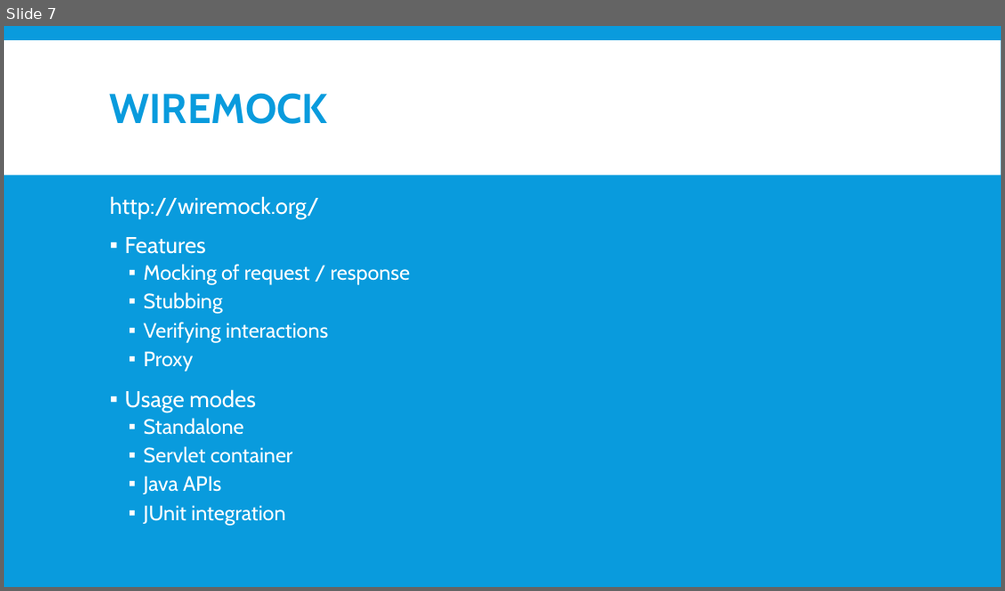
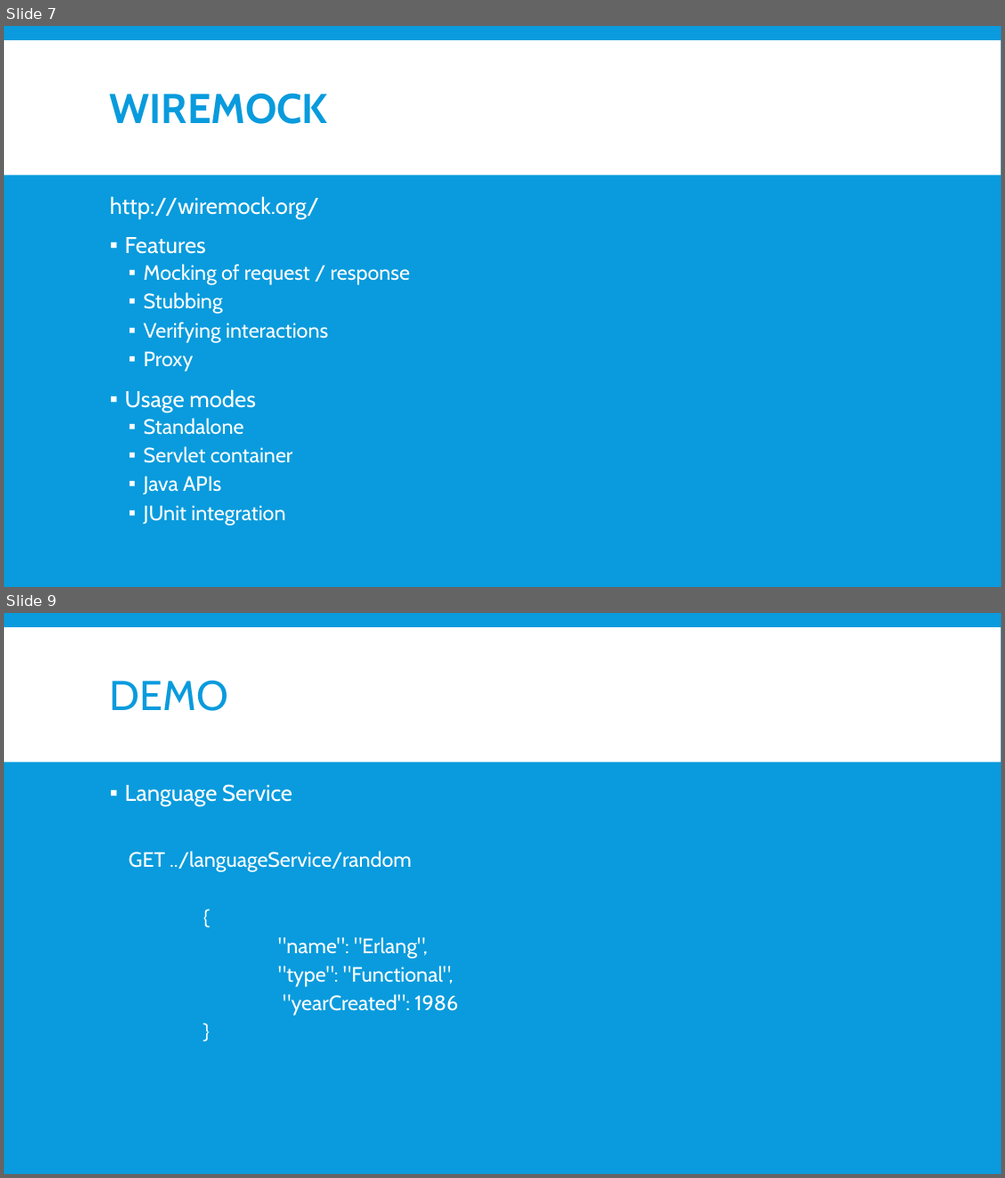
Before and after one commit to nickebbitt/wiremock-examples, a slide deck: mjc_lighning_talk_20161020.pptx. Shown one above the other, each under a label of ours: slide 7 before the commit, slides 7 and 9 after it; the slides between them are not shown. The pictures are 1005x591 and 1005x1178 pixels, drawn with LibreOffice and Linux fonts; fonts in the diff are those of the drawing. Boxes give left, top, right and bottom in pixels: in the first picture for what was removed or moved away, otherwise in the second. Text is boxed around its words. In the diff, an @@ line names an element or a change of style, - is before the commit and + after.

```diff
--- a/mjc_lighning_talk_20161020.pptx
+++ b/mjc_lighning_talk_20161020.pptx
@@ slide 9 added at (4, 613, 1001, 1174), background #099BDD; not listed: 1 template element that a slide beside it also shows @@
@@ title added at (110, 680, 228, 711), 40 pt, text #099BDD @@
+DEMO
@@ text added at (125, 784, 458, 1015), 20 pt, text #FFFFFF @@
+▪ Language Service
+  GET ../languageService/random
+  {
+  "name": "Erlang",
+  "type": "Functional",
+  "yearCreated": 1986
+  }
```
Also in this commit, not shown: 1 slide changed, 1 other slide added, 6 other files.
